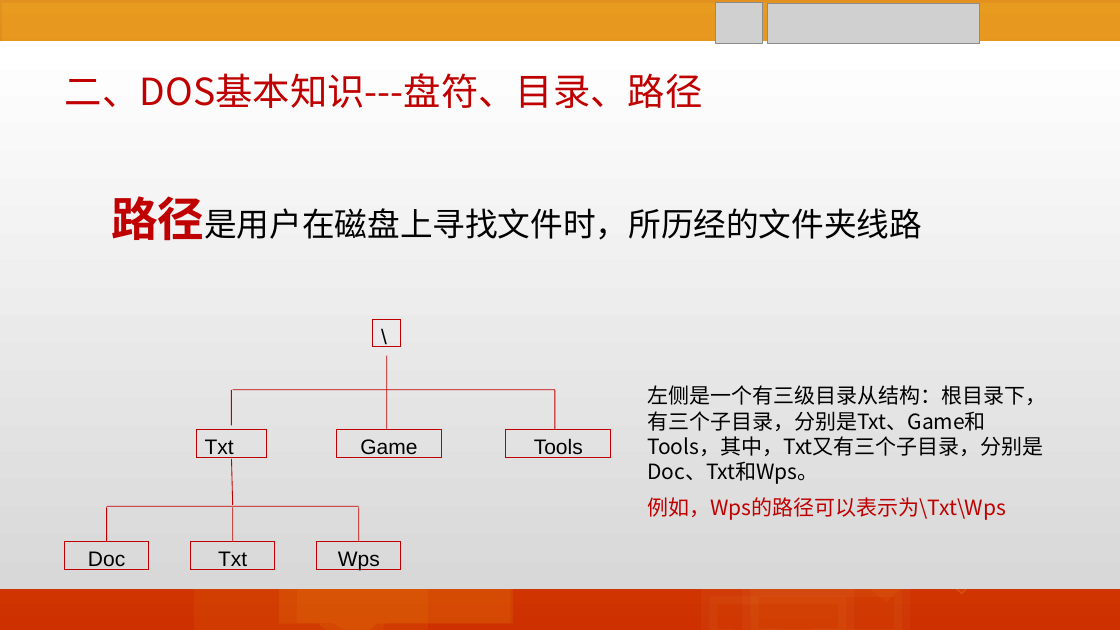
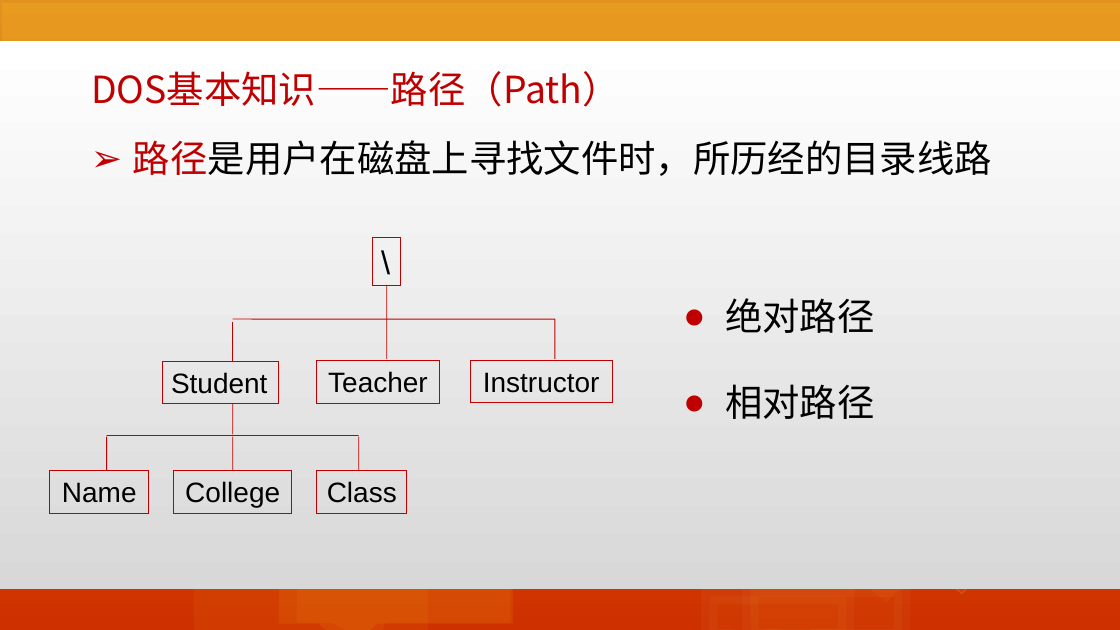
Before and after one commit to edu2act/course-informationliteracy, a slide deck: slide 11 of materials/slides/05-DOS.pptx (slide 14 before the commit). Drawn at 1120x630 pixels with LibreOffice and Linux fonts; fonts in the diff are those of the drawing; grey boxes stand for pictures. Boxes give left, top, right and bottom in pixels: in the first picture for what was removed or moved away, otherwise in the second. Text is boxed around its words. In the diff, an @@ line names an element or a change of style, - is before the commit and + after.

```diff
--- a/materials/slides/05-DOS.pptx
+++ b/materials/slides/05-DOS.pptx
@@ picture removed at <box>716,3,763,44</box> @@
@@ picture removed at <box>767,3,980,44</box> @@
@@ text at <box>91,71,620,107</box>: text changed @@
-二、DOS基本知识---盘符、目录、路径
+DOS基本知识——路径（Path）
@@ text at <box>133,140,992,176</box>: text changed; size 28 to 32 pt @@
-路径是用户在磁盘上寻找文件时，所历经的文件夹线路
+➢ 路径是用户在磁盘上寻找文件时，所历经的目录线路
@@ rectangle "\": place and size @@
-rectangle "\" at <box>373,319,401,347</box>
+rectangle "\" at <box>373,238,401,286</box>
@@ rectangle "\" at <box>373,238,401,286</box>: size 18 to 28 pt; more space between paragraphs @@
@@ text added at <box>725,298,874,419</box>, 32 pt, text #000000 @@
+● 绝对路径
+● 相对路径
@@ line moved from (231, 390) - (231, 425) to (233, 322) - (233, 361) @@
@@ rectangle "Student": place and size @@
-rectangle "Student" at <box>197,430,266,458</box>
+rectangle "Student" at <box>163,361,278,403</box>
@@ text in rectangle at <box>171,372,267,394</box>: text changed; size 18 to 24 pt @@
-Txt
+Student
@@ rectangle "Teacher": place and size @@
-rectangle "Teacher" at <box>337,430,442,458</box>
+rectangle "Teacher" at <box>317,361,439,403</box>
@@ text in rectangle at <box>328,371,428,393</box>: text changed; size 18 to 24 pt @@
-Game
+Teacher
@@ rectangle "Instructor": place and size @@
-rectangle "Instructor" at <box>506,430,611,458</box>
+rectangle "Instructor" at <box>471,360,613,402</box>
@@ text in rectangle at <box>483,372,600,393</box>: text changed; size 18 to 24 pt @@
-Tools
+Instructor
@@ text removed at <box>647,385,1046,520</box> @@
-左侧是一个有三级目录从结构：根目录下，有三个子目录，分别是Txt、Game和Tools，其中，Txt又有三个子目录，分别是Doc、Txt和Wps。
-例如，Wps的路径可以表示为\Txt\Wps
@@ line moved from (232, 459) - (233, 505) to (233, 403) - (233, 434) @@
@@ 8 lines: place and size @@
-8 lines at <box>107,355,555,542</box>
+8 lines at <box>107,285,555,471</box>
@@ rectangle "Name": place and size @@
-rectangle "Name" at <box>65,542,149,570</box>
+rectangle "Name" at <box>50,471,149,513</box>
@@ rectangle "College": place and size @@
-rectangle "College" at <box>191,542,275,570</box>
+rectangle "College" at <box>174,471,292,513</box>
@@ rectangle "Class": place and size @@
-rectangle "Class" at <box>317,542,401,570</box>
+rectangle "Class" at <box>317,471,407,513</box>
@@ text in rectangle at <box>62,482,137,503</box>: text changed; size 18 to 24 pt @@
-Doc
+Name
@@ text in rectangle at <box>185,481,280,508</box>: text changed; size 18 to 24 pt @@
-Txt
+College
@@ text in rectangle at <box>327,481,397,503</box>: text changed; size 18 to 24 pt @@
-Wps
+Class
```
Also in this commit, not shown: 35 other slides changed, 12 slides removed, 40 other files.
